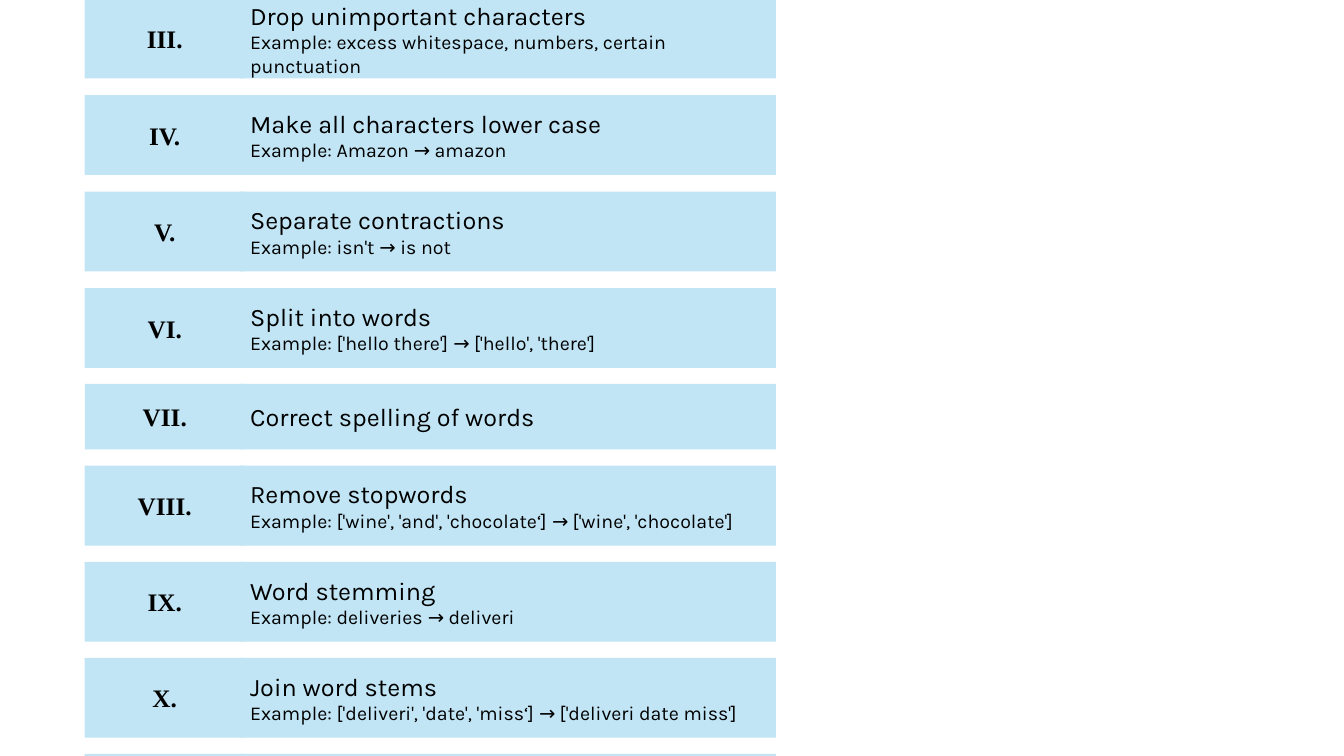
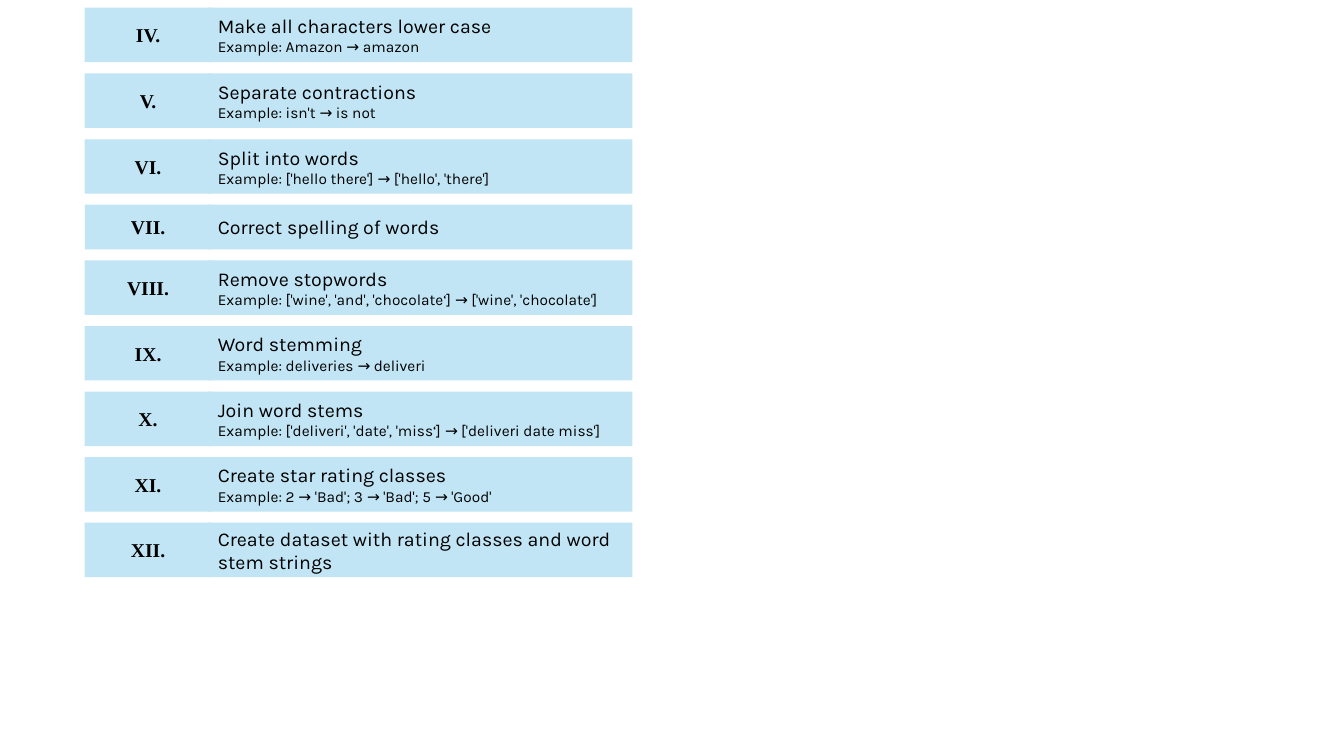
Before and after one commit to dschulz13/amazon_review_classification_python_project, a slide deck: slide 1 of Picture data cleaning steps.pptx. Drawn at 1344x756 pixels with LibreOffice and Linux fonts; fonts in the diff are those of the drawing. Boxes give left, top, right and bottom in pixels: in the first picture for what was removed or moved away, otherwise in the second. Text is boxed around its words. In the diff, an @@ line names an element or a change of style, - is before the commit and + after.

```diff
--- a/Picture data cleaning steps.pptx
+++ b/Picture data cleaning steps.pptx
@@ rectangle "IV.": place and size @@
-rectangle "IV." at [85,95,245,174]
+rectangle "IV." at [85,8,212,63]
@@ rectangle removed at [85,0,245,79] @@
-III.
@@ rectangle "Make all characters lower case": place and size @@
-rectangle "Make all characters lower case" at [240,95,776,174]
+rectangle "Make all characters lower case" at [208,8,632,63]
@@ rectangle "Make all characters lower case" at [208,8,632,63]: size 18 to 14 pt in "Make all characters lower case"; size 14 to 11 pt in "Example: Amazon → amazon" @@
@@ rectangle removed at [240,0,776,79] @@
-Drop unimportant characters
-Example: excess whitespace, numbers, certain punctuation
@@ rectangle "V.": place and size @@
-rectangle "V." at [85,192,245,271]
+rectangle "V." at [85,74,212,128]
@@ rectangle "Separate contractions": place and size @@
-rectangle "Separate contractions" at [240,192,776,271]
+rectangle "Separate contractions" at [208,74,632,128]
@@ rectangle "Separate contractions" at [208,74,632,128]: size 18 to 14 pt in "Separate contractions"; size 14 to 11 pt in "Example: isn't → is not" @@
@@ rectangle "VI.": place and size @@
-rectangle "VI." at [85,288,245,368]
+rectangle "VI." at [85,139,212,194]
@@ rectangle "Split into words": place and size @@
-rectangle "Split into words" at [240,288,776,368]
+rectangle "Split into words" at [208,139,632,194]
@@ rectangle "Split into words" at [208,139,632,194]: size 18 to 14 pt in "Split into words"; size 14 to 11 pt in "Example: ['hello there'] → ['hello', 'there']" @@
@@ rectangle "VII.": place and size @@
-rectangle "VII." at [85,384,245,450]
+rectangle "VII." at [85,205,212,249]
@@ rectangle "Correct spelling of words": place and size @@
-rectangle "Correct spelling of words" at [240,384,775,450]
+rectangle "Correct spelling of words" at [208,205,632,249]
@@ rectangle "VIII.": place and size @@
-rectangle "VIII." at [85,466,245,545]
+rectangle "VIII." at [85,260,212,315]
@@ rectangle "Remove stopwords": place and size @@
-rectangle "Remove stopwords" at [240,466,776,545]
+rectangle "Remove stopwords" at [208,260,632,315]
@@ rectangle "Remove stopwords" at [208,260,632,315]: size 18 to 14 pt in "Remove stopwords"; size 14 to 11 pt in "Example: ['wine', 'and', 'chocolate‘] → ['wine', 'chocolate' ..." @@
@@ rectangle "IX.": place and size @@
-rectangle "IX." at [85,562,245,641]
+rectangle "IX." at [85,326,212,380]
@@ rectangle "Word stemming": place and size @@
-rectangle "Word stemming" at [240,562,776,641]
+rectangle "Word stemming" at [208,326,632,380]
@@ rectangle "Word stemming" at [208,326,632,380]: size 18 to 14 pt in "Word stemming"; size 14 to 11 pt in "Example: deliveries → deliveri" @@
@@ rectangle "X.": place and size @@
-rectangle "X." at [85,658,245,738]
+rectangle "X." at [85,391,212,446]
@@ rectangle "Join word stems": place and size @@
-rectangle "Join word stems" at [240,658,776,738]
+rectangle "Join word stems" at [208,391,632,446]
@@ rectangle "Join word stems" at [208,391,632,446]: size 18 to 14 pt in "Join word stems"; size 14 to 11 pt in "Example: ['deliveri', 'date', 'miss‘] → ['deliveri date ..." @@
@@ size 18 to 14 pt in 9 elements at [85,8,212,63], [85,74,212,128], [85,139,212,194], [85,205,212,249], [208,205,632,249], [85,260,212,315], [85,326,212,380], [85,391,212,446], [85,458,212,512] @@
@@ rectangle "XI.": place and size @@
-rectangle "XI." at [85,754,245,756]
+rectangle "XI." at [85,458,212,512]
@@ rectangle "Create star rating classes": place and size @@
-rectangle "Create star rating classes" at [240,754,776,756]
+rectangle "Create star rating classes" at [208,458,632,512]
@@ rectangle "Create star rating classes" at [208,458,632,512]: size 18 to 14 pt in "Create star rating classes"; size 14 to 11 pt in "Example: 2 → 'Bad'; 3 → 'Bad'; ..." @@
@@ rectangle added at [85,523,212,578], fill #C1E5F5, 14 pt, text #000000, bold @@
+XII.
@@ rectangle added at [208,523,632,578], fill #C1E5F5, 14 pt, text #000000 @@
+Create dataset with rating classes and word stem strings
```
Also in this commit, not shown: 1 other file.
